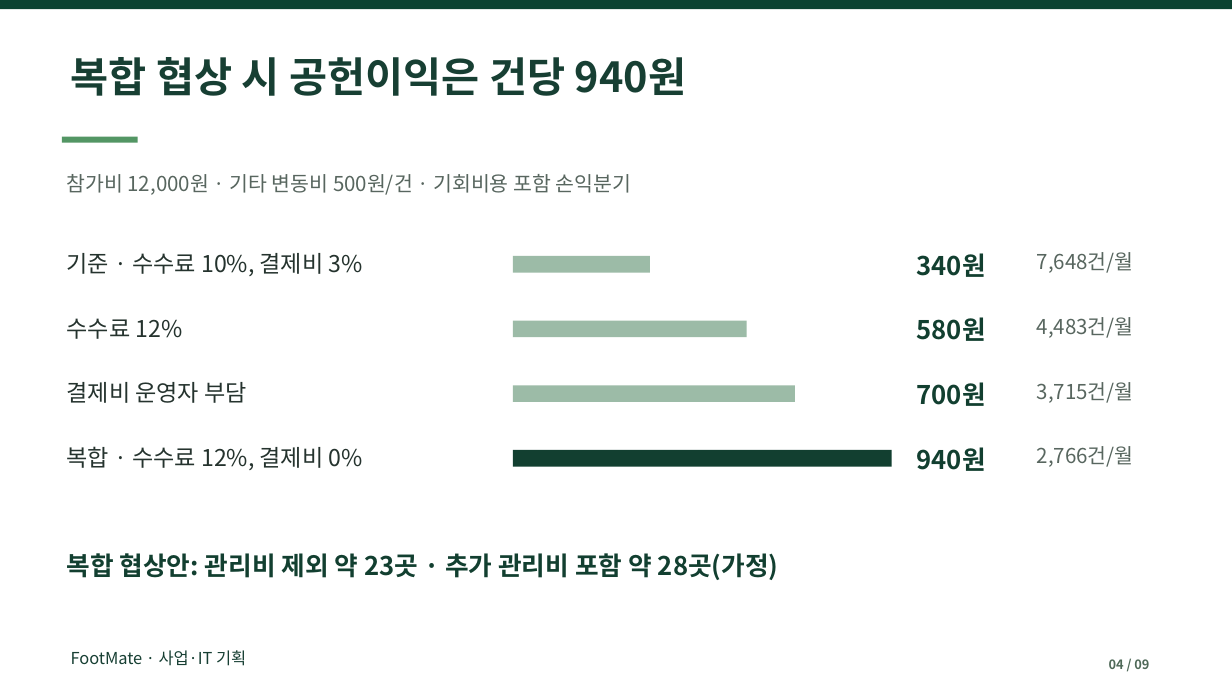
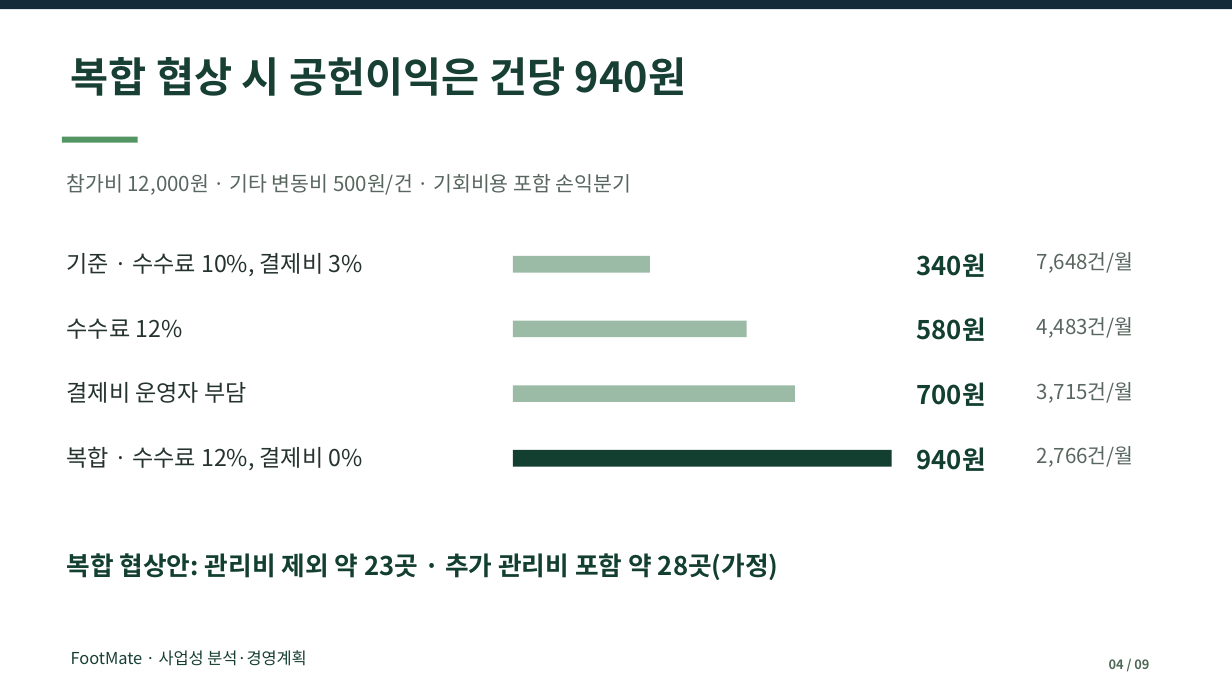
Before and after one commit to dohyunkimmm/footmate, a slide deck: slide 4 of src/case-study/downloads/footmate_report.pptx. Drawn at 1232x693 pixels with LibreOffice and Linux fonts; fonts in the diff are those of the drawing. Boxes give left, top, right and bottom in pixels: in the first picture for what was removed or moved away, otherwise in the second. Text is boxed around its words. In the diff, an @@ line names an element or a change of style, - is before the commit and + after.

```diff
--- a/src/case-study/downloads/footmate_report.pptx
+++ b/src/case-study/downloads/footmate_report.pptx
@@ rectangle at [0, 0, 1232, 9]: fill #0B4231 to #142C39 @@
@@ text at [71, 650, 306, 666]: text changed @@
-FootMate · 사업·IT 기획
+FootMate · 사업성 분석·경영계획
```
Also in this commit, not shown: 8 other slides changed, 16 other files.
